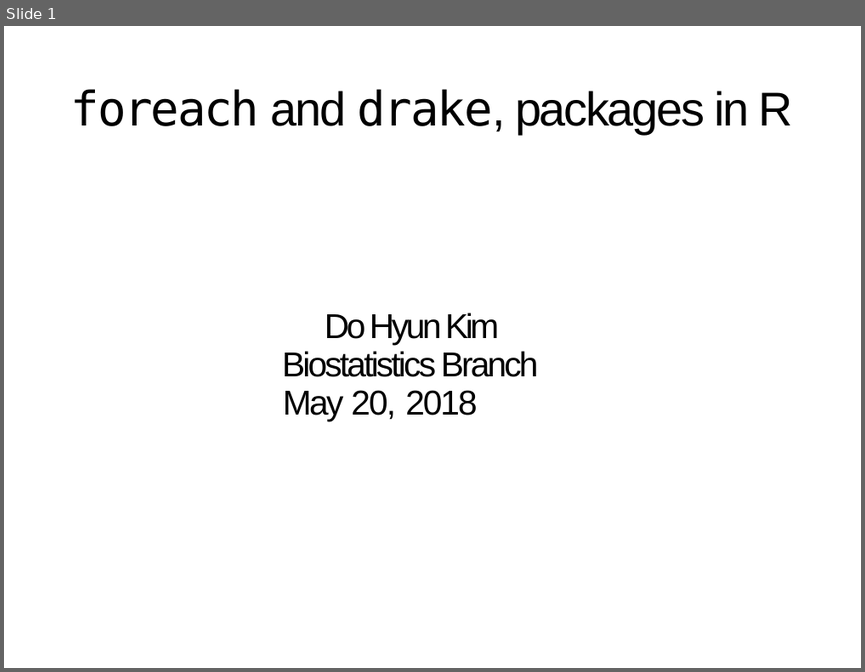
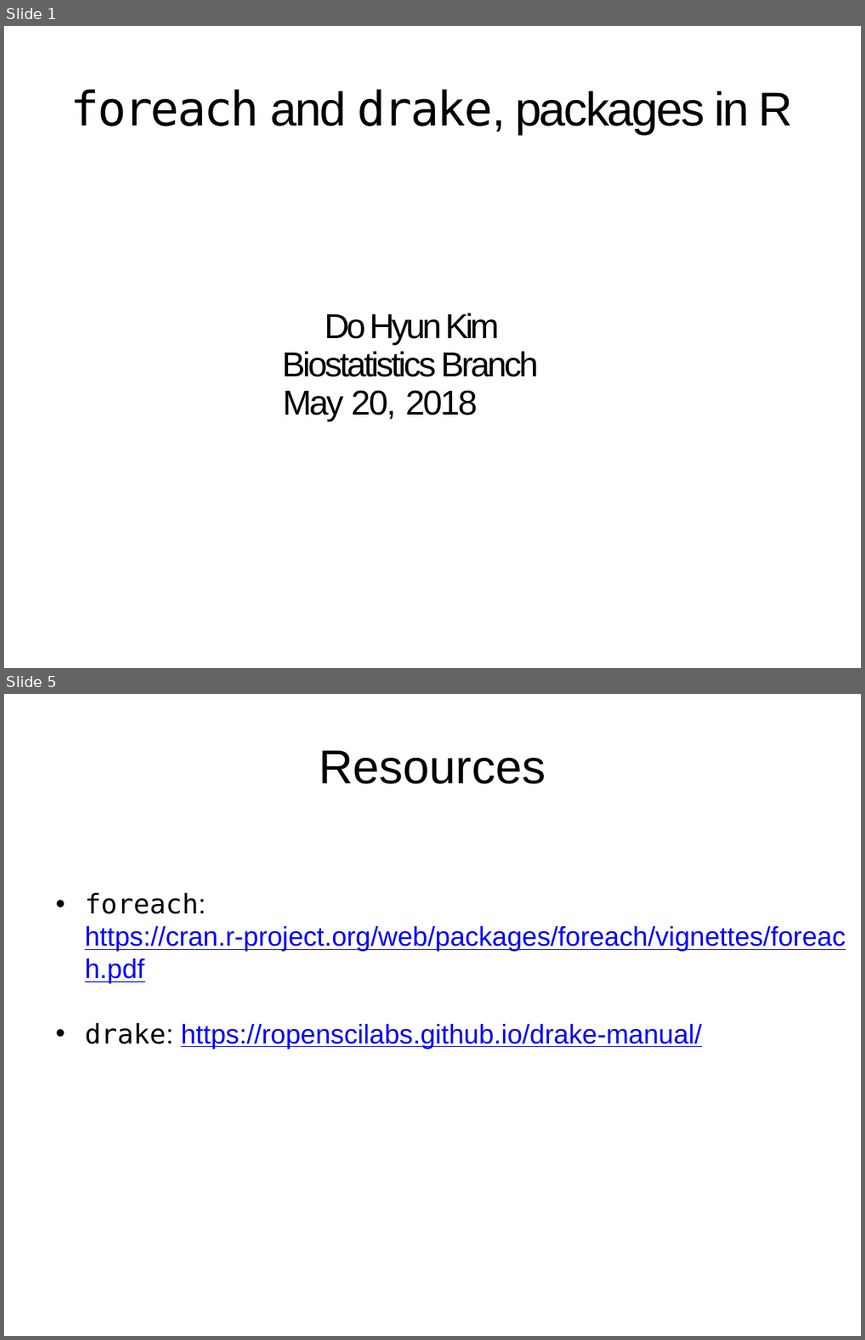
Before and after one commit to dohyunkim116/may_2019_forum, a slide deck: parallel_processing_in_R.pptx. Shown one above the other, each under a label of ours: slide 1 before the commit, slides 1 and 5 after it; the slides between them are not shown. The pictures are 865x672 and 865x1340 pixels, drawn with LibreOffice and Linux fonts; fonts in the diff are those of the drawing. Boxes give left, top, right and bottom in pixels: in the first picture for what was removed or moved away, otherwise in the second. Text is boxed around its words. In the diff, an @@ line names an element or a change of style, - is before the commit and + after.

```diff
--- a/parallel_processing_in_R.pptx
+++ b/parallel_processing_in_R.pptx
@@ slide 5 added at [4, 694, 861, 1336], background #FFFFFF @@
@@ title added at [318, 750, 545, 784], 44 pt, text #000000 @@
+Resources
@@ text added at [85, 893, 846, 1048], 25 pt, text #0000FF, underline @@
+• foreach: https://cran.r-project.org/web/packages/foreach/vignettes/foreach.pdf
+• drake: https://ropenscilabs.github.io/drake-manual/
```
Also in this commit, not shown: 2 slides changed, 1 other slide added.
